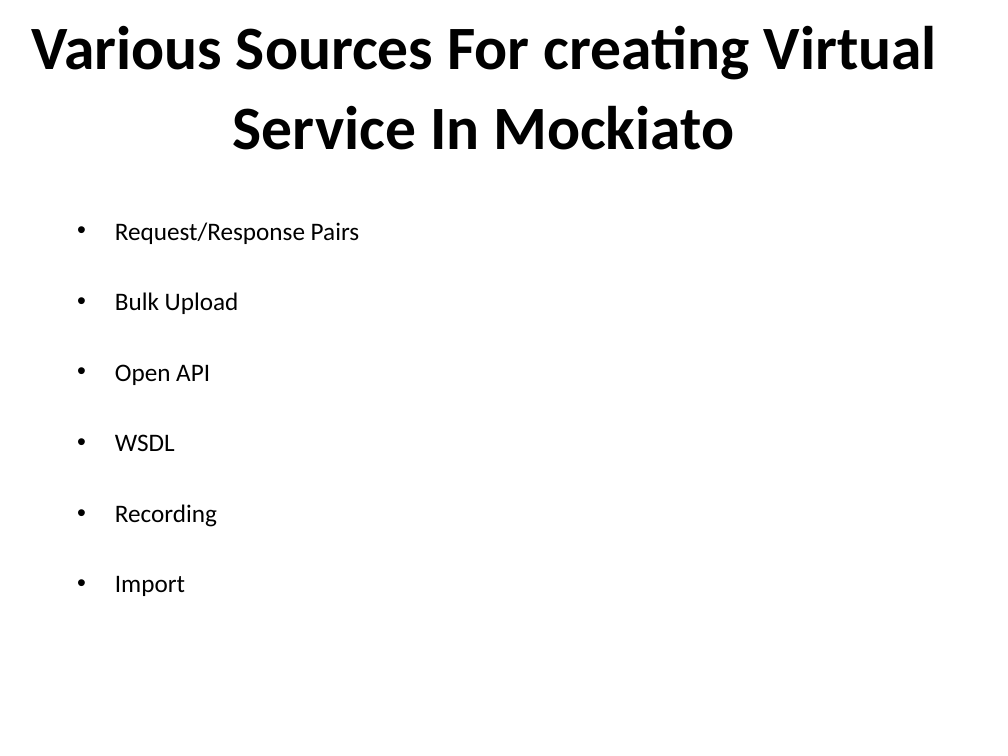
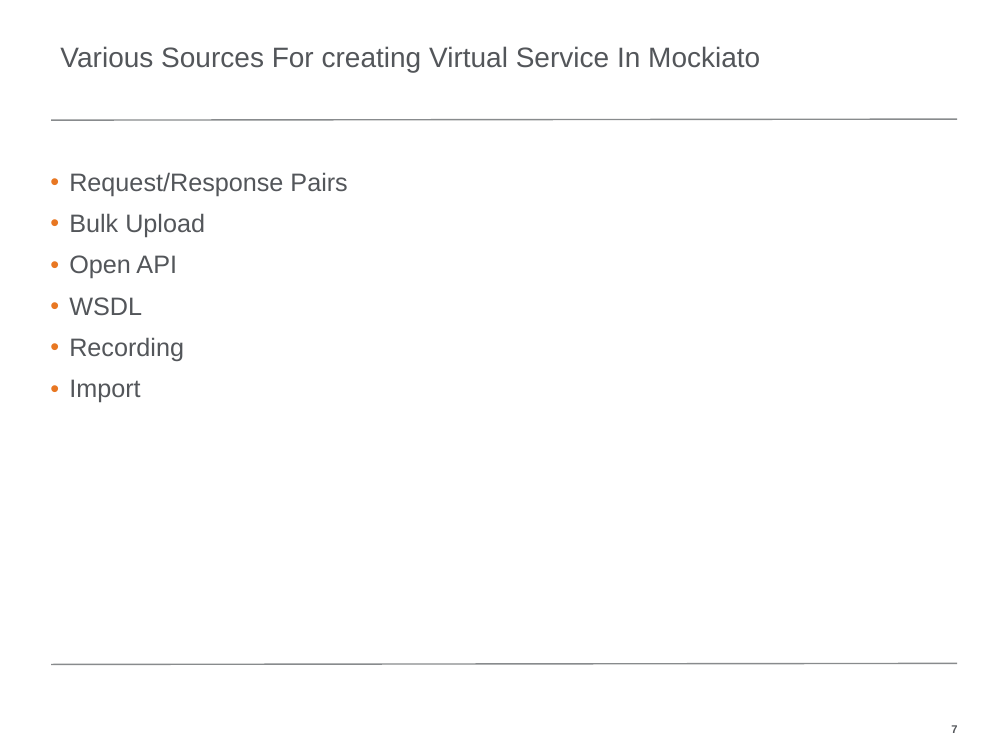
Before and after one commit to cginmn/COSA, a slide deck: slide 7 of 2019-05-15/MockiatoPPT.pptx. Drawn at 1008x756 pixels with LibreOffice and Linux fonts; fonts in the diff are those of the drawing; background and template pictures are left out. Boxes give left, top, right and bottom in pixels: in the first picture for what was removed or moved away, otherwise in the second. Text is boxed around its words. In the diff, an @@ line names an element or a change of style, - is before the commit and + after.

```diff
--- a/2019-05-15/MockiatoPPT.pptx
+++ b/2019-05-15/MockiatoPPT.pptx
@@ title "Various Sources For creating Virtual ..." at bbox=[60, 46, 760, 72]: vertical alignment middle to bottom @@
@@ title at bbox=[60, 46, 760, 72]: text changed; size 44 to 20 pt; font Calibri to Arial; text colour #000000 to #53565A; bold off @@
-Various Sources For creating Virtual
-Service In Mockiato
+Various Sources For creating Virtual Service In Mockiato
@@ line added from (51, 120) to (957, 119), #888B8D 1 pt @@
@@ text "Request/Response Pairs": place and size @@
-text "Request/Response Pairs" at bbox=[115, 222, 360, 596]
+text "Request/Response Pairs" at bbox=[69, 172, 347, 403]
@@ text "Request/Response Pairs" at bbox=[69, 172, 347, 403]: font Calibri to Arial, text colour #000000 to #53565A; indent changed; line spacing 1 to 0.95; more space between paragraphs @@
@@ line added from (51, 664) to (957, 663), #888B8D 1 pt @@
@@ page number: place and size @@
-page number at bbox=[49, 718, 91, 742]
+page number at bbox=[951, 725, 957, 733]
@@ page number at bbox=[951, 725, 957, 733]: font Calibri to Arial, text colour #FFFFFF to #53565A, bold on; alignment left to right; vertical alignment top to middle @@
```
Also in this commit, not shown: 11 other slides changed, 2 slides removed, 2 other files.
